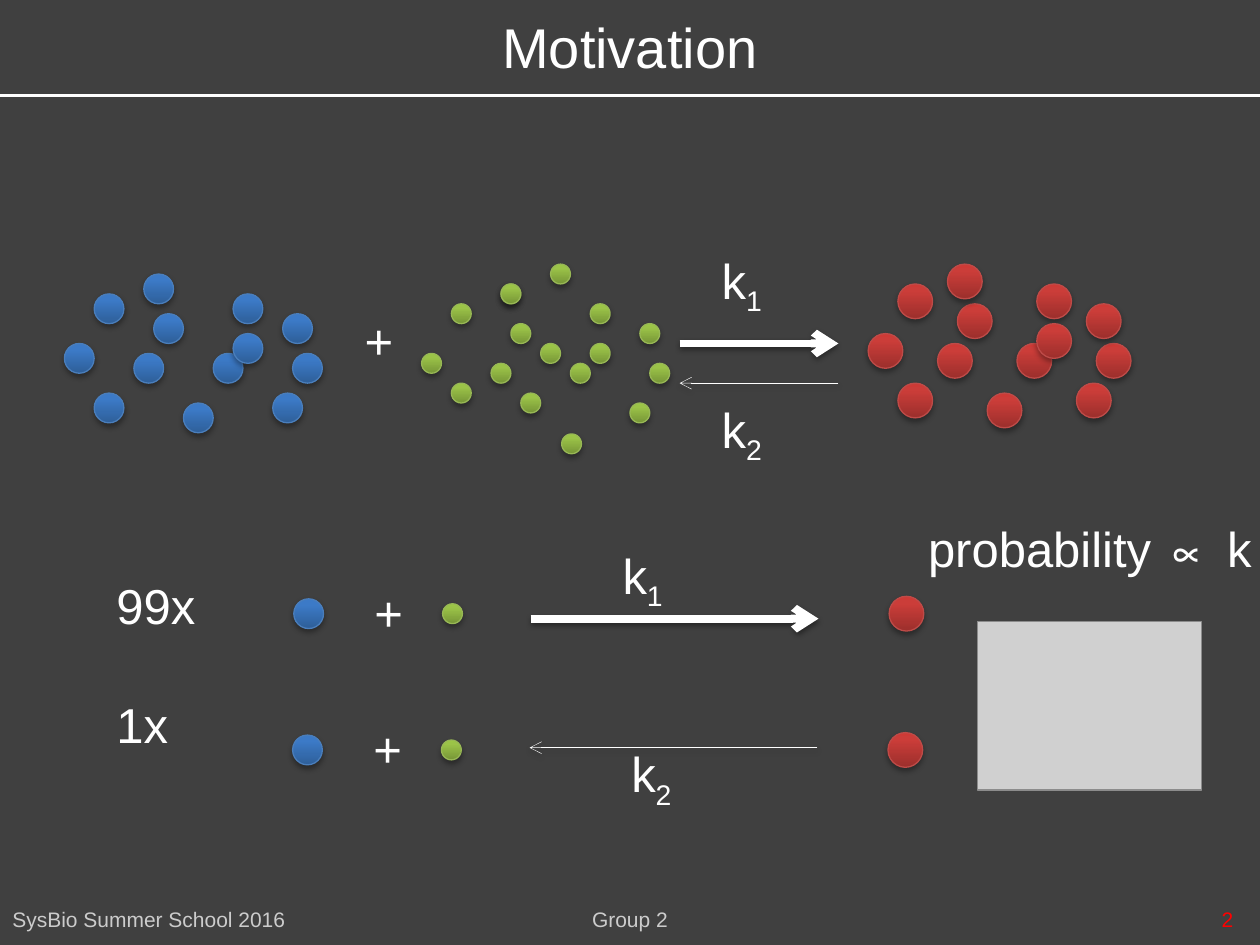
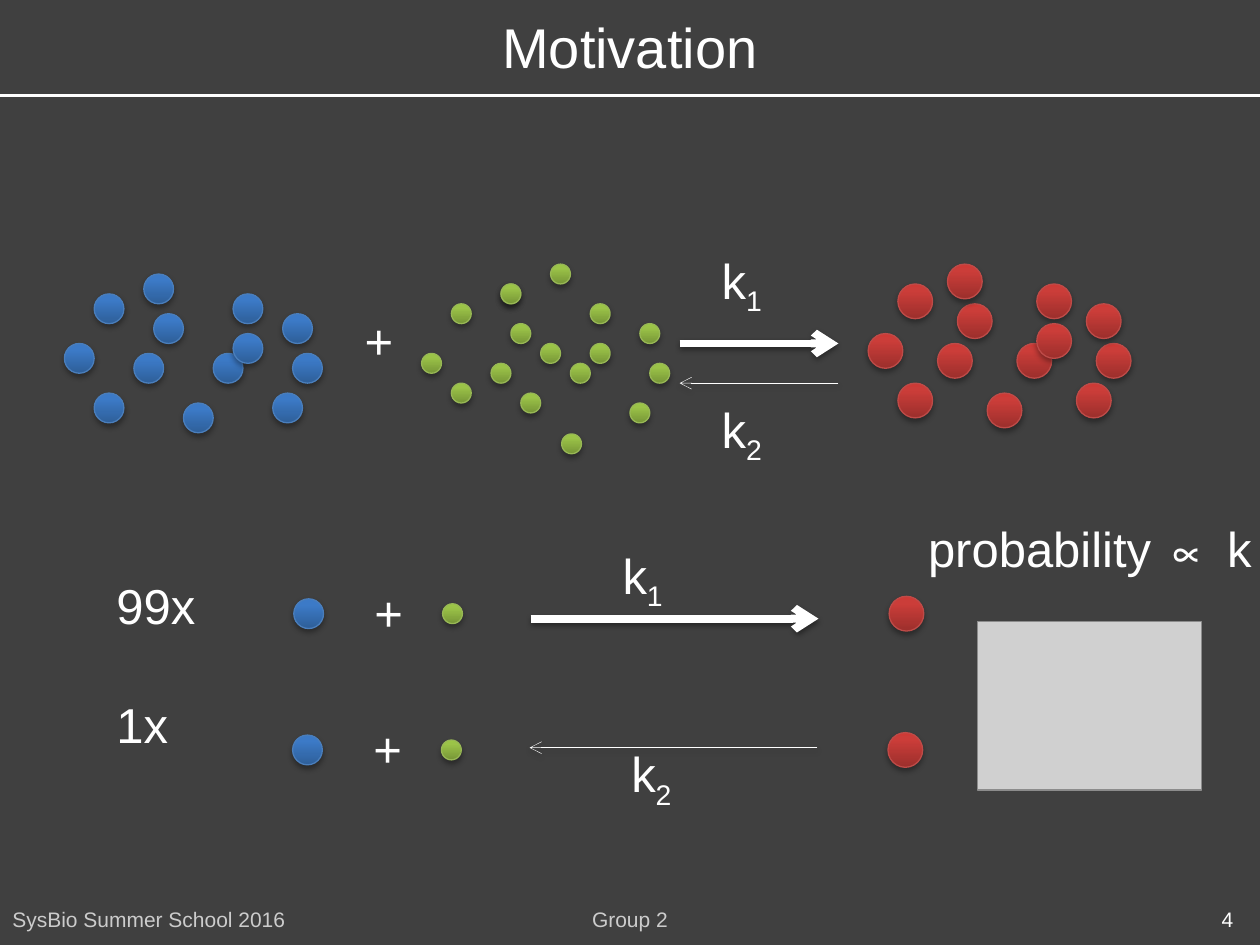
Before and after one commit to FannyGeorgi/SyBioSummerschoolGroup2, a slide deck: slide 4 of SysBioSummerSchoolGroup2.pptx. Drawn at 1260x945 pixels with LibreOffice and Linux fonts; fonts in the diff are those of the drawing; grey boxes stand for pictures. Boxes give left, top, right and bottom in pixels: in the first picture for what was removed or moved away, otherwise in the second. Text is boxed around its words. In the diff, an @@ line names an element or a change of style, - is before the commit and + after.

```diff
--- a/SysBioSummerSchoolGroup2.pptx
+++ b/SysBioSummerSchoolGroup2.pptx
@@ text at [1222,912,1234,927]: text changed; text colour #FF0000 to #FFFFFF @@
-2
+4
```
Also in this commit, not shown: 9 other slides changed, 5 slides added, 1 slide removed, 4 other files.
